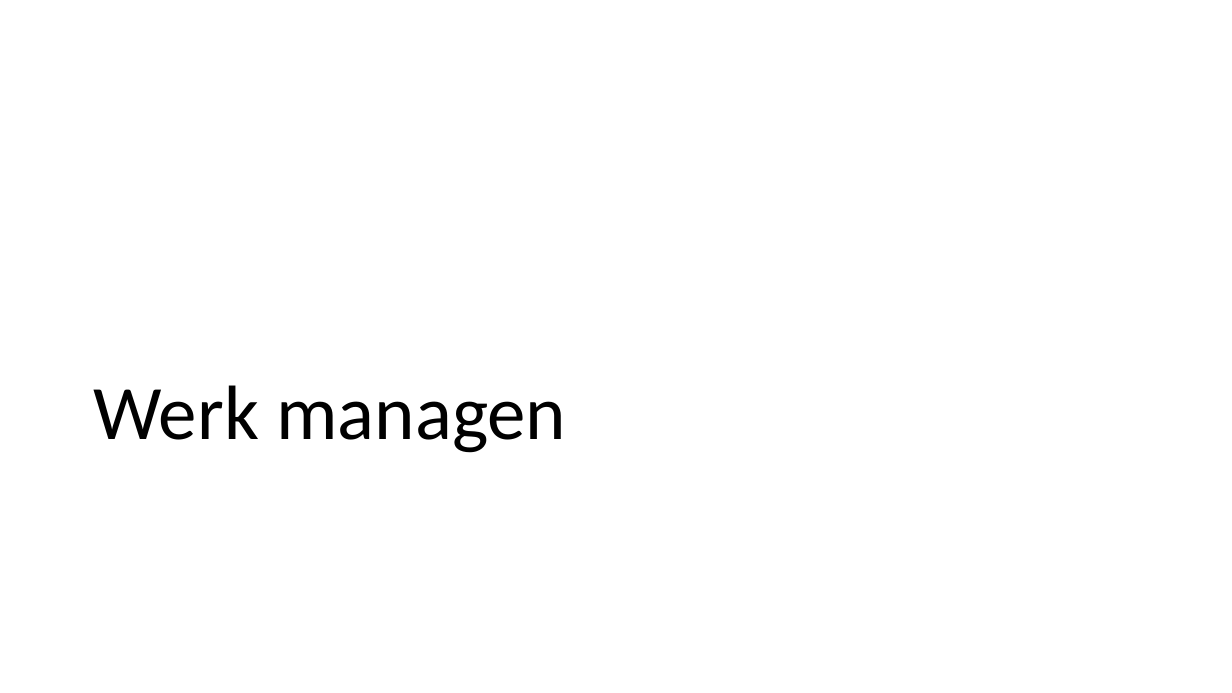
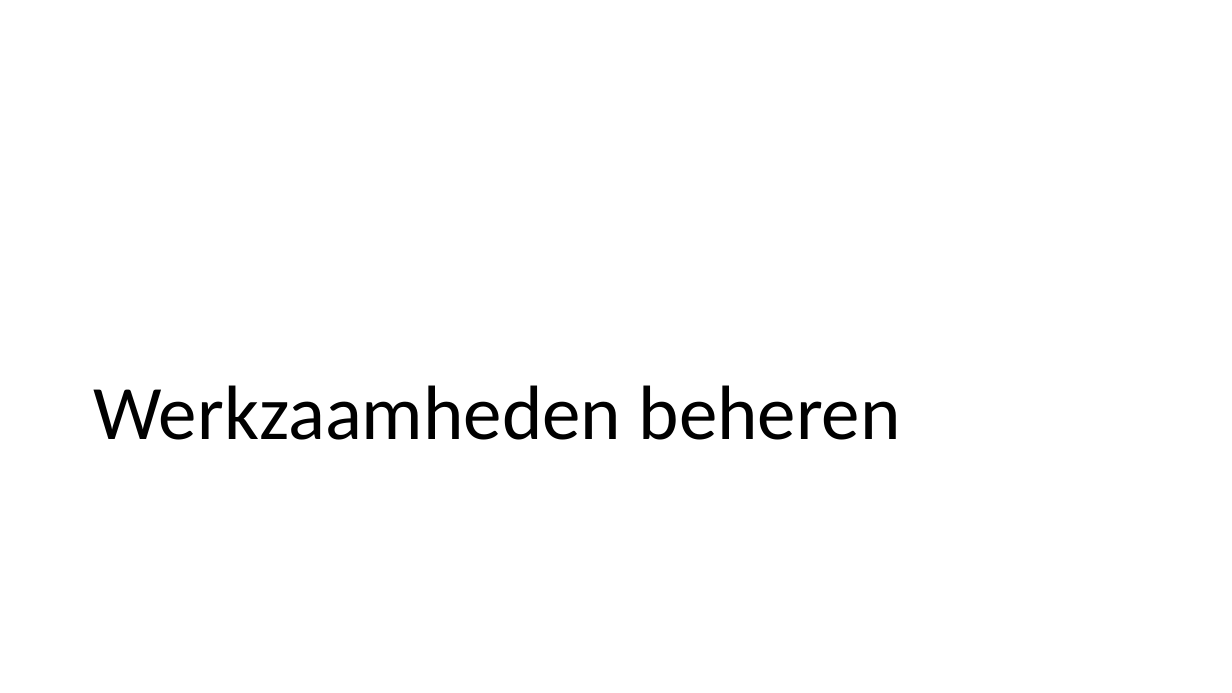
Before and after one commit to LFKoning/knowledge-sharing, a slide deck: slide 50 of git_course/2_collaboration/git_collaboration.pptx. Drawn at 1232x693 pixels with LibreOffice and Linux fonts; fonts in the diff are those of the drawing. Boxes give left, top, right and bottom in pixels: in the first picture for what was removed or moved away, otherwise in the second. Text is boxed around its words. In the diff, an @@ line names an element or a change of style, - is before the commit and + after.

```diff
--- a/git_course/2_collaboration/git_collaboration.pptx
+++ b/git_course/2_collaboration/git_collaboration.pptx
@@ title at (x1=93, y1=385, x2=901, y2=440): text changed @@
-Werk managen
+Werkzaamheden beheren
```
Also in this commit, not shown: 3 other slides changed.
